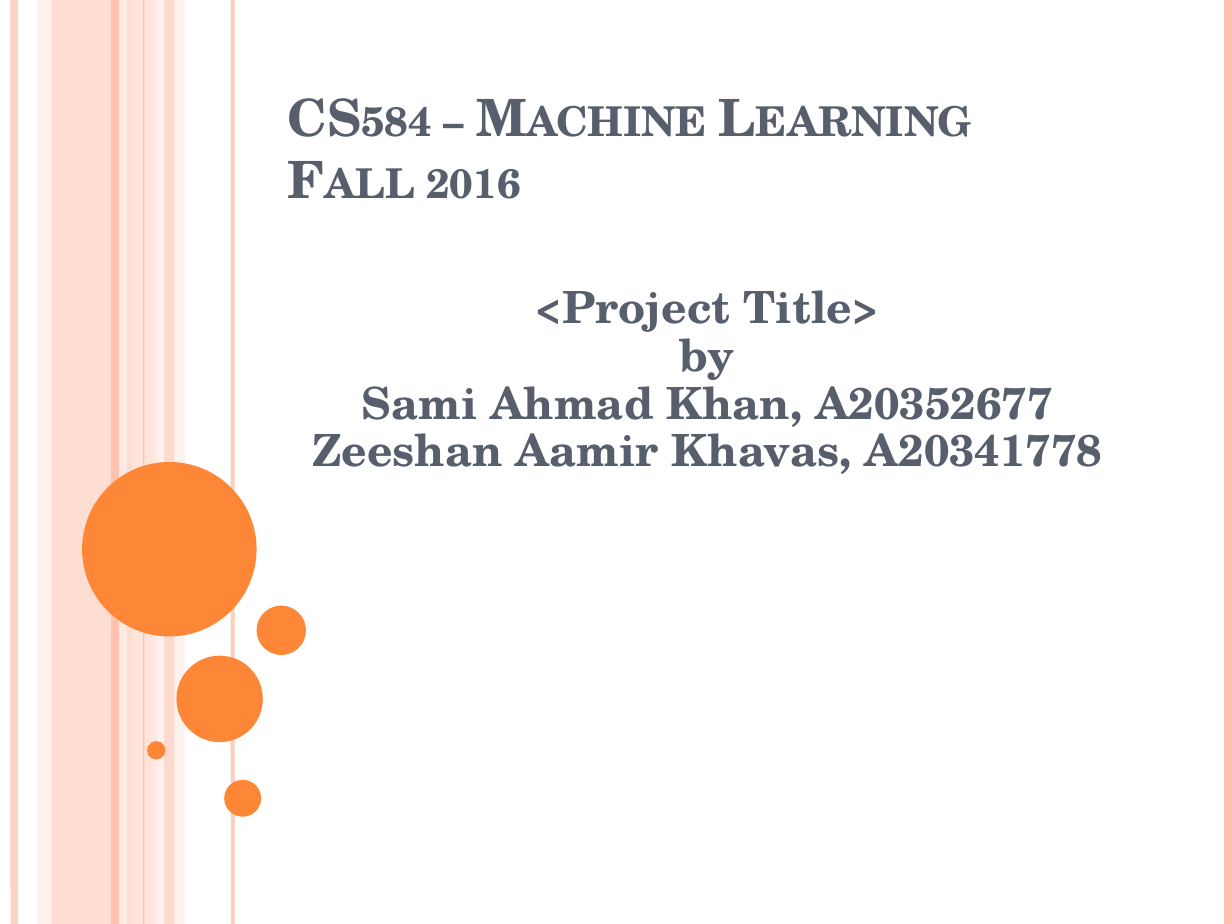
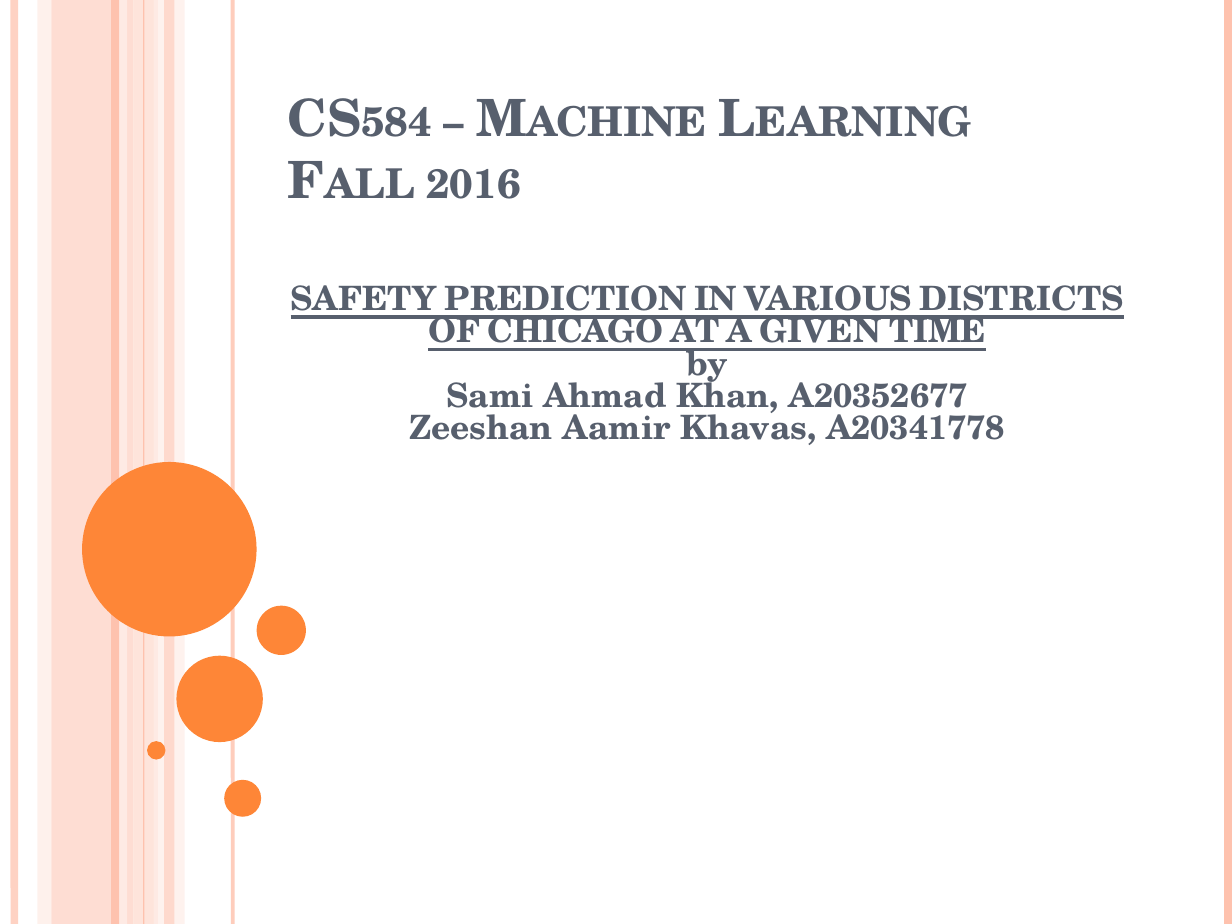
Before and after one commit to zee1159/Safe-Area-Prediction-Machine-Learning-Project, a slide deck: slide 1 of project-presentation-template.pptx. Drawn at 1232x924 pixels with LibreOffice and Linux fonts; fonts in the diff are those of the drawing. Boxes give left, top, right and bottom in pixels: in the first picture for what was removed or moved away, otherwise in the second. Text is boxed around its words. In the diff, an @@ line names an element or a change of style, - is before the commit and + after.

```diff
--- a/project-presentation-template.pptx
+++ b/project-presentation-template.pptx
@@ text at (291, 285, 1124, 355): text changed; size 25.9 to 19.6 pt @@
-<Project Title>
+SAFETY PREDICTION IN VARIOUS DISTRICTS OF CHICAGO AT A GIVEN TIME
@@ text at (409, 341, 1005, 445): size 25.9 to 19.6 pt in "by", "Sami Ahmad Khan, A20352677", "Zeeshan Aamir Khavas, A20341778"; line spacing 0.9 to 0.8 @@
```
Also in this commit, not shown: 1 other slide changed, 1 slide added, 1 other file.
